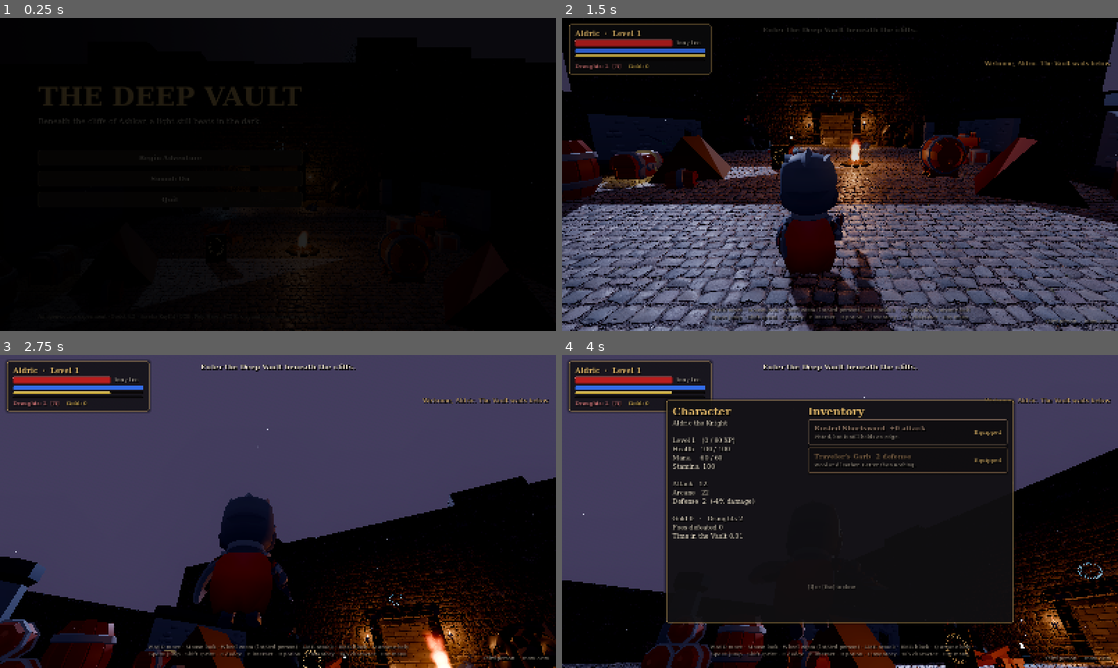
Above: before the commit, frames 1-4 (two rows, left to right).
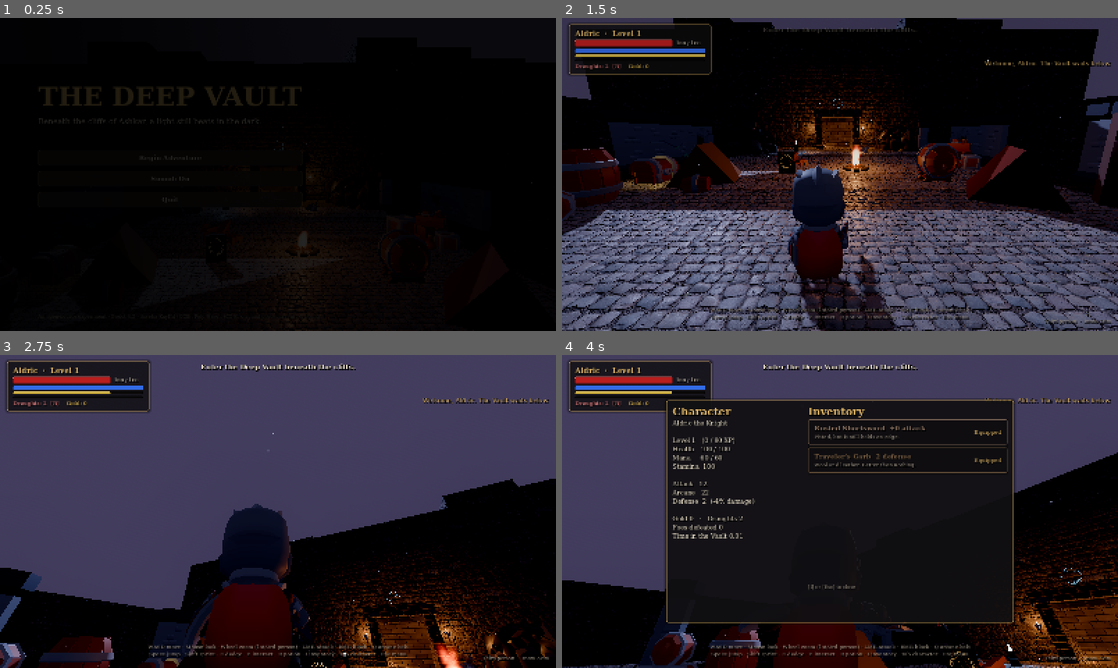
Above: after the commit, the same moments.

Repository: whitewolfcreativeworks-coder/The-deep-vault-game
Game: Godot game, scene res://scenes/main.tscn
Same seed, same stepped clock (60 frames per second), same inputs: the game is played once before the commit and once after it.
Inputs (mouse positions are in pixels of both pictures, inside the frame that each line leads up to):
- Up to frame 1 (0.25 s): no input
- Up to frame 2 (1.5 s): click "Begin Adventure" at 0.5 s; click "Enter the Vault" at 1.25 s
- Up to frame 3 (2.75 s): tap Enter at 2 s; move the mouse to (305, 511) at 2.02 s; hold W (move_forward) from 2.03 s (still down); hold Shift (sprint) from 2.03 s (still down); click (305, 511) at 2.17 s; tap Space (jump) at 2.27 s
- Up to frame 4 (4 s): move the mouse to (812, 511) at 2.77 s; release Shift (sprint) at 2.78 s; tap Tab (character) at 2.85 s; click (812, 511) at 2.92 s; tap Space (jump) at 3.02 s; tap Shift (sprint) at 3.05 s; move the mouse to (895, 442) at 3.52 s; release W (move_forward) at 3.53 s; hold D (move_right) from 3.53 s (still down); hold Shift (sprint) from 3.53 s (still down); tap C (dodge) at 3.6 s; click (895, 442) at 3.67 s

The runs differ from the first frame. In frame 2, 40% of the frame differs, in the area x 0-100%, y 0-100%; in frame 3, 14%; in frame 4, 8.8%.

Commit message:
Camera feel rework for tight spaces (playtest feedback)
- Camera updates per rendered frame; player uses physics interpolation
- Smoothed look (more for touch), gentler vertical touch look with accel curve, pitch limited to about +/-60 degrees
- Sphere-cast collision: instant pull-in, 0.55 s hold, slow ease-out (replaces SpringArm)
- Shoulder offset shrinks when squeezed; head hides when camera is close; auto-level pitch while moving
- Wider FOV, sprint FOV kick, subtle first-person head bob; vent corridor widened to 5.5 m
- New camera autotest with before/after measurements; kill counting via game counter

Co-Authored-By: Claude Opus 5.5 <noreply@anthropic.com>
Claude-Session: https://claude.ai/code/session_01YEyJbbZdy3Bt2iSgGukrCC

Diff:
--- a/game/project.godot
+++ b/game/project.godot
@@ -28,6 +28,7 @@
 
 3d/physics_engine="Jolt Physics"
 common/physics_ticks_per_second=60
+common/physics_interpolation=true
 
 [rendering]
 
--- a/game/scripts/main.gd
+++ b/game/scripts/main.gd
@@ -16,6 +16,9 @@
 
 func _ready() -> void:
 	process_mode = Node.PROCESS_MODE_ALWAYS
+	# Only the player opts in to physics interpolation (see Player._ready);
+	# everything else keeps its exact per-tick transforms.
+	physics_interpolation_mode = Node.PHYSICS_INTERPOLATION_MODE_OFF
 	if not quick_restart:
 		Game.reset_run()
 	Game.hp = Game.max_hp(); Game.mana = Game.max_mana(); Game.stamina = Game.max_stamina()
--- a/game/scripts/player/player.gd
+++ b/game/scripts/player/player.gd
@@ -19,7 +19,15 @@
 var body: CharacterModel
 var cam_yaw: Node3D
 var cam_pitch: Node3D
-var spring: SpringArm3D
+var arm: Node3D
+var _probe: SphereShape3D
+var view_yaw := 0.0     # smoothed yaw/pitch actually rendered
+var view_pitch := -0.25
+var cam_len := 3.6      # current camera distance after collision
+var _look_idle := 0.0
+var _bob := 0.0
+const PITCH_MIN := -1.05
+const PITCH_MAX := 0.85
 var camera: Camera3D
 var zoom := 3.6
 var zoom_target := 3.6
@@ -76,18 +84,17 @@
 	# camera rig is top-level so body rotation never drags it
 	cam_yaw = Node3D.new(); cam_yaw.name = "CamYaw"; cam_yaw.top_level = true
 	add_child(cam_yaw)
+	cam_yaw.physics_interpolation_mode = Node.PHYSICS_INTERPOLATION_MODE_OFF
 	cam_pitch = Node3D.new(); cam_yaw.add_child(cam_pitch)
-	spring = SpringArm3D.new()
-	spring.collision_mask = 1
-	spring.margin = 0.25
-	var probe := SphereShape3D.new(); probe.radius = 0.22
-	spring.shape = probe
-	cam_pitch.add_child(spring)
+	arm = Node3D.new(); arm.name = "Arm"; cam_pitch.add_child(arm)
 	camera = Camera3D.new()
-	camera.fov = 72.0
+	camera.fov = 74.0
 	camera.near = 0.04
 	camera.far = 300.0
-	spring.add_child(camera)
+	arm.add_child(camera)
+	_probe = SphereShape3D.new(); _probe.radius = 0.3
+	# the body moves in physics ticks; interpolate it so it glides at any refresh rate
+	physics_interpolation_mode = Node.PHYSICS_INTERPOLATION_MODE_ON
 	Game.inventory_changed.connect(_on_inventory_changed)
 	cam_yaw.global_position = global_position + Vector3(0, EYE_H, 0)
 
@@ -100,7 +107,7 @@
 	if p.cape > 0:
 		cfg["cape_color"] = Game.CAPE_COLORS[p.cape]
 	body.setup(cfg)
-	body.set_head_visible(not first_person)
+	body.set_head_visible(not _head_hidden)
 	_equipped_sig = _equip_signature()
 
 func _shield_for_armor() -> String:
@@ -143,6 +150,7 @@
 		_lock_wait = -1.0
 
 func _process(delta: float) -> void:
+	_update_camera(delta)
 	# detect a pointer lock that never took (browser) or was dropped
 	if _lock_wait >= 0.0:
 		_lock_wait -= delta
@@ -158,7 +166,8 @@
 
 func _look(rel: Vector2, mult := 1.0) -> void:
 	yaw -= rel.x * Game.mouse_sens * mult
-	pitch = clampf(pitch - rel.y * Game.mouse_sens * mult, -1.35, 1.25)
+	pitch = clampf(pitch - rel.y * Game.mouse_sens * mult, PITCH_MIN, PITCH_MAX)
+	_look_idle = 0.0
 
 func _tap_action(action: String) -> void:
 	Input.action_press(action)
@@ -236,7 +245,6 @@
 		velocity.x = 0; velocity.z = 0
 		velocity.y -= GRAVITY * delta
 		move_and_slide()
-		_update_camera(delta)
 		return
 	_update_timers(delta)
 	in_river = false
@@ -248,8 +256,9 @@
 	if input_enabled:
 		var lk := Input.get_vector("look_left", "look_right", "look_up", "look_down")
 		if lk.length() > 0.05:
-			yaw -= lk.x * 2.4 * delta
-			pitch = clampf(pitch - lk.y * 1.6 * delta, -1.35, 1.25)
+			yaw -= lk.x * 2.2 * delta
+			pitch = clampf(pitch - lk.y * 1.3 * delta, PITCH_MIN, PITCH_MAX)
+			_look_idle = 0.0
 		_handle_actions()
 		var iv := Input.get_vector("move_left", "move_right", "move_forward", "move_back")
 		dir = Vector3(iv.x, 0, iv.y).rotated(Vector3.UP, yaw)
@@ -314,7 +323,6 @@
 			if in_river:
 				Sfx.play("splash", -22.0, 0.2)
 	_update_interact()
-	_update_camera(delta)
 
 func _update_timers(delta: float) -> void:
 	invuln = maxf(0.0, invuln - delta)
@@ -537,7 +545,7 @@
 	body.rotation.y = facing
 	Game.hp = Game.max_hp(); Game.stamina = Game.max_stamina(); Game.mana = Game.max_mana()
 	invuln = 2.0
-	cam_yaw.global_position = global_position + Vector3(0, EYE_H, 0)
+	snap_view()
 	Game.stats_changed.emit()
 
 func add_trauma(t: float) -> void:
@@ -568,30 +576,93 @@
 		_last_prompt = txt
 		interact_target_changed.emit(txt)
 
+## Jump the camera to where it should be (after teleports / respawn).
+func snap_view() -> void:
+	reset_physics_interpolation()
+	view_yaw = yaw; view_pitch = pitch
+	cam_len = zoom
+	cam_yaw.global_position = global_position + Vector3(0, EYE_H, 0)
+
+## Runs every rendered frame (not per physics tick) so motion stays smooth on
+## 60/120 Hz displays. Techniques: smoothed look, interpolated follow target,
+## collision that pulls in fast but eases back out slowly, pitch auto-levelling
+## while moving, a slightly wider field of view, gentle first-person head bob.
 func _update_camera(delta: float) -> void:
-	zoom = lerpf(zoom, zoom_target, 1.0 - exp(-10.0 * delta))
+	if camera == null:
+		return
+	zoom = lerpf(zoom, zoom_target, 1.0 - exp(-9.0 * delta))
 	var fp := zoom < FP_THRESHOLD
-	if fp != first_person:
-		first_person = fp
-		body.set_head_visible(not fp)
-	var head_pos := global_position + Vector3(0, EYE_H * (body.scale.y), 0)
+	# --- look smoothing (touch input is noisier, so it gets more)
+	var tc := 0.09 if Game.touch_active else 0.035
+	var k := 1.0 - exp(-delta / tc)
+	view_yaw = lerp_angle(view_yaw, yaw, k)
+	view_pitch = lerpf(view_pitch, pitch, k)
+	# --- ease the view back toward the horizon while travelling in third person
+	_look_idle += delta
+	var hspeed := Vector2(velocity.x, velocity.z).length()
+	if _look_idle > 1.2 and hspeed > 1.0 and (not fp or Game.touch_active) and not dead:
+		pitch = lerpf(pitch, -0.18, 1.0 - exp(-0.9 * delta))
+	# --- follow the interpolated body position
+	var base := get_global_transform_interpolated().origin
+	var head_pos := base + Vector3(0, EYE_H, 0)
 	if body.dead:
-		head_pos = global_position + Vector3(0, 0.6, 0)
-	# follow: snappy vertically when close (first person must not lag)
-	var follow := 1.0 - exp(-(40.0 if zoom < 1.5 else 16.0) * delta)
-	cam_yaw.global_position = cam_yaw.global_position.lerp(head_pos, follow)
+		head_pos = base + Vector3(0, 0.6, 0)
 	if fp:
-		cam_yaw.global_position = head_pos + (-Vector3(sin(yaw), 0, cos(yaw))) * 0.12
-	cam_yaw.rotation = Vector3(0, yaw, 0)
-	cam_pitch.rotation = Vector3(pitch, 0, 0)
-	var shoulder := clampf((zoom - 0.6) / 3.0, 0.0, 1.0) * 0.5 * clampf(1.0 - (zoom - 4.0) / 5.0, 0.3, 1.0)
-	spring.position = Vector3(shoulder, clampf((zoom - 0.5) * 0.08, 0.0, 0.35), 0)
-	spring.spring_length = zoom if zoom > 0.05 else 0.0
-	# shake
+		# true first person: no lag, small head bob while walking
+		if is_on_floor() and hspeed > 0.5:
+			_bob += delta * hspeed * 1.9
+		else:
+			_bob = lerpf(_bob, round(_bob / PI) * PI, 1.0 - exp(-6.0 * delta))
+		var bob := sin(_bob) * 0.028 * clampf(hspeed / WALK, 0.0, 1.4)
+		cam_yaw.global_position = head_pos + Vector3(0, bob, 0) + (-Vector3(sin(view_yaw), 0, cos(view_yaw))) * 0.12
+	else:
+		var follow := 1.0 - exp(-(30.0 if zoom < 1.5 else 14.0) * delta)
+		cam_yaw.global_position = cam_yaw.global_position.lerp(head_pos, follow)
+	cam_yaw.rotation = Vector3(0, view_yaw, 0)
+	cam_pitch.rotation = Vector3(view_pitch, 0, 0)
+	# --- shoulder offset shrinks when the camera is squeezed by walls
+	var squeeze := clampf(cam_len / maxf(zoom, 0.01), 0.0, 1.0)
+	var shoulder := clampf((zoom - 0.6) / 3.0, 0.0, 1.0) * 0.38 * clampf(1.0 - (zoom - 4.0) / 5.0, 0.3, 1.0) * squeeze
+	var lift := clampf((zoom - 0.5) * 0.08, 0.0, 0.35)
+	arm.position = Vector3(shoulder, lift, 0)
+	# --- collision: sphere-cast from the head to the wanted camera spot
+	var want := zoom if zoom > 0.05 else 0.0
+	var safe := want
+	if want > 0.05:
+		var from := arm.global_position
+		var back := arm.global_transform.basis.z * want
+		var q := PhysicsShapeQueryParameters3D.new()
+		q.shape = _probe
+		q.transform = Transform3D(Basis.IDENTITY, from)
+		q.motion = back
+		q.collision_mask = 1
+		q.exclude = [get_rid()]
+		var res := get_world_3d().direct_space_state.cast_motion(q)
+		if res.size() == 2 and res[0] < 1.0:
+			safe = maxf(0.0, want * res[0] - 0.05)
+	if safe < cam_len - 0.01:
+		cam_len = lerpf(cam_len, safe, 1.0 - exp(-delta / 0.03))   # pull in almost instantly
+		_hold = 0.55                                                # then wait before easing out
+	elif _hold > 0.0:
+		_hold -= delta
+	else:
+		cam_len = move_toward(cam_len, safe, delta * (0.9 + cam_len * 0.2))  # ease back out slowly
+	camera.position = Vector3(0, 0, cam_len)
+	# hide the head whenever the camera is inside or right behind it
+	var head_hidden := fp or cam_len < 1.15
+	if head_hidden != _head_hidden:
+		_head_hidden = head_hidden
+		body.set_head_visible(not head_hidden)
+	first_person = fp
+	# --- shake
 	trauma = maxf(0.0, trauma - delta * 1.6)
 	var sh := trauma * trauma
 	var tt := Time.get_ticks_msec() * 0.001
 	camera.h_offset = sin(tt * 37.0) * 0.12 * sh
 	camera.v_offset = cos(tt * 41.0) * 0.12 * sh
 	camera.rotation.z = sin(tt * 23.0) * 0.04 * sh
-	camera.fov = lerpf(camera.fov, 78.0 if (fp) else 70.0, 1.0 - exp(-6.0 * delta))
+	var sprint_kick := 5.0 if hspeed > WALK + 0.8 else 0.0
+	camera.fov = lerpf(camera.fov, (80.0 if fp else 74.0) + sprint_kick, 1.0 - exp(-5.0 * delta))
+
+var _head_hidden := false
+var _hold := 0.0
--- a/game/scripts/tests/autotest.gd
+++ b/game/scripts/tests/autotest.gd
@@ -56,6 +56,7 @@
 var game_time := 0.0
 func _process(d: float) -> void:
 	game_time += d
+	_track_camera(d)
 	if god and player:
 		Game.hp = maxf(Game.hp, Game.max_hp() * 0.8)
 		Game.stamina = Game.max_stamina()
@@ -65,7 +66,7 @@
 	player.global_position = pos
 	player.velocity = Vector3.ZERO
 	player.yaw = yaw; player.facing = yaw; player.pitch = pitch
-	player.cam_yaw.global_position = pos + Vector3(0, Player.EYE_H, 0)
+	player.snap_view()
 	await frames(4)
 
 func press(action: String, sec: float) -> void:
@@ -107,7 +108,7 @@
 
 ## Walk toward and melee every live enemy within radius until none remain.
 func clear_enemies(radius: float, timeout: float) -> int:
-	var killed := 0
+	var kills0 := Game.kills
 	var t := 0.0
 	while t < timeout:
 		var e := nearest_enemy(radius)
@@ -122,10 +123,8 @@
 			await tap("attack")
 		await wait(0.1)
 		t += 0.1
-		if not is_instance_valid(e) or e.dead:
-			killed += 1
 	Input.action_release("move_forward")
-	return killed
+	return Game.kills - kills0   # the game's own kill counter (any swing, any target)
 
 func use_nearest_interactable() -> bool:
 	await frames(3)
@@ -141,6 +140,8 @@
 	await wait(1.0)
 	if mode == "shots":
 		await _shots()
+	elif mode == "camera":
+		await _camera_test()
 	elif mode == "touch":
 		await _touch_test()
 	elif mode == "boss":
@@ -238,7 +239,7 @@
 	check("fire_trap_damage", Game.hp < hp_v, "hp %.0f -> %.0f" % [hp_v, Game.hp])
 	await shot("05_fire_vents")
 	god = true
-	await tp(Vector3(1.0, -5.9, -58.4), -PI / 2)
+	await tp(Vector3(1.7, -5.9, -58.6), -PI / 2)
 	var lever_ok := await use_nearest_interactable()
 	await wait(2.6)
 	check("lever_opens_gate", lever_ok and world().corridor_gate.is_open)
@@ -493,6 +494,87 @@
 	Input.action_press("look_left"); await wait(0.5); Input.action_release("look_left")
 	check("arrow_keys_look", player.yaw > y2 + 0.2, "yaw %.2f -> %.2f" % [y2, player.yaw])
 
+# --- camera smoothness ------------------------------------------------------
+# Measures what a player feels: the camera's distance from the head pumping in
+# and out as it hits walls, and frame-to-frame jerk in where it points.
+var _cam_track := false
+var _cam_frames := 0
+var _dist_prev := -1.0
+var _dist_dir := 0
+var _dist_extreme := 0.0
+var _pumps := 0
+var _dist_travel := 0.0
+var _fwd_prev := Vector3.ZERO
+var _fwd_rate_prev := 0.0
+var _jerk_sum := 0.0
+var _track_time := 0.0
+
+func _track_camera(delta: float) -> void:
+	if not _cam_track or player == null or delta <= 0.0:
+		return
+	var cam: Camera3D = player.camera
+	var head := player.global_position + Vector3(0, Player.EYE_H, 0)
+	var d := cam.global_position.distance_to(head)
+	var fwd := -cam.global_transform.basis.z
+	_track_time += delta
+	if _cam_frames > 0:
+		_dist_travel += absf(d - _dist_prev)
+		var dir := signi(int(signf(d - _dist_prev))) if absf(d - _dist_prev) > 0.02 else 0
+		if dir != 0:
+			if _dist_dir != 0 and dir != _dist_dir and absf(_dist_extreme - d) > 0.0:
+				if absf(_dist_extreme - _dist_prev) > 0.35:
+					_pumps += 1
+				_dist_extreme = _dist_prev
+			elif _dist_dir == 0:
+				_dist_extreme = _dist_prev
+			_dist_dir = dir
+		var rate := fwd.angle_to(_fwd_prev) / delta
+		if _cam_frames > 1:
+			_jerk_sum += absf(rate - _fwd_rate_prev)
+		_fwd_rate_prev = rate
+	_dist_prev = d
+	_fwd_prev = fwd
+	_cam_frames += 1
+
+func _camera_test() -> void:
+	await _start()
+	god = true
+	var spots := [
+		["hall_pillars", Vector3(-4.2, -5.9, -15.5), Vector3(-4.2, -5.9, -31)],
+		["vent_corridor", Vector3(0, -5.9, -35.5), Vector3(0, -5.9, -57.5)],
+		["armory_pillars", Vector3(-5.3, -5.9, -62.5), Vector3(-5.3, -5.9, -81)],
+		["tunnel_stairs", Vector3(0, 0.1, 2.0), Vector3(0, -5.9, -11.5)],
+	]
+	var total_pumps := 0
+	for sp in spots:
+		for zoom_m in [3.6, 6.5]:
+			player.zoom_target = zoom_m; player.zoom = zoom_m
+			await tp(sp[1], 0.0)
+			corridor_off()
+			await wait(0.6)
+			_cam_track = true; _cam_frames = 0; _pumps = 0; _dist_travel = 0.0; _jerk_sum = 0.0
+			_dist_dir = 0; _track_time = 0.0
+			var t := 0.0
+			Input.action_press("move_forward")
+			while t < 6.0 and player.global_position.distance_to(sp[2]) > 1.5:
+				face(sp[2])
+				player.yaw += sin(t * 2.2) * 1.2   # sweep the view like a player looking around
+				player.pitch = clampf(sin(t * 1.3) * 0.5 - 0.2, -1.0, 0.8)
+				await frames(1)
+				t += get_process_delta_time()
+			Input.action_release("move_forward")
+			_cam_track = false
+			total_pumps += _pumps
+			print("CAMSTAT %s zoom=%.1f pumps=%d dist_travel_per_s=%.2f jerk_per_s=%.1f frames=%d" % [sp[0], zoom_m, _pumps, _dist_travel / maxf(_track_time, 0.01), _jerk_sum / maxf(_track_time, 0.01), _cam_frames])
+			# threshold set from measurement: the original camera averaged ~3.8 m/s of in/out motion here
+			check("camera_settled_%s_%.0fm" % [sp[0], zoom_m], _dist_travel / maxf(_track_time, 0.01) < 2.5, "pumps %d, in/out travel %.2f m/s" % [_pumps, _dist_travel / maxf(_track_time, 0.01)])
+		await shot("c_" + sp[0])
+	print("CAMSTAT total_pumps=%d" % total_pumps)
+
+func corridor_off() -> void:
+	for tr in world().corridor_traps:
+		tr.disabled = true
+
 func world() -> VaultWorld:
 	return main.world
 
--- a/game/scripts/ui/touch_controls.gd
+++ b/game/scripts/ui/touch_controls.gd
@@ -12,7 +12,8 @@
 var pad: Control
 var active := false
 
-const LOOK_SENS := 1.7
+const LOOK_SENS := 1.35
+const LOOK_VERTICAL := 0.6   # vertical swipes move the view less than horizontal ones
 var _stick_id := -1
 var _stick_origin := Vector2.ZERO
 var _stick_pos := Vector2.ZERO
@@ -129,7 +130,10 @@
 			_pinch_dist = d
 		else:
 			if player:
-				player._look(e.relative, LOOK_SENS)
+				# small, careful swipes stay precise; fast flicks turn quicker
+				var spd := e.relative.length()
+				var accel := lerpf(0.65, 1.35, clampf(spd / 28.0, 0.0, 1.0))
+				player._look(e.relative * Vector2(1.0, LOOK_VERTICAL), LOOK_SENS * accel)
 			_look[e.index] = e.position
 	pad.queue_redraw()
 
--- a/game/scripts/world/world.gd
+++ b/game/scripts/world/world.gd
@@ -343,17 +343,17 @@
 
 func _corridor() -> void:
 	var wm: Material = b.wall_mat(Color(0.30, 0.28, 0.27), 0.2, Y, 0.9, 0.45)
-	b.room(-2, 2, -60, -34, Y, 4.6, wm, b.mats.floor, {"s": [[-2.0, 2.0, 3.6]], "n": [[-2.0, 2.0, 3.6]]})
+	b.room(-2.75, 2.75, -60, -34, Y, 5.0, wm, b.mats.floor, {"s": [[-2.0, 2.0, 3.6]], "n": [[-2.0, 2.0, 3.6]]})
 	var offs := [0.0, 0.8, 1.6, 2.4]
 	var zs := [-38.5, -43.0, -47.5, -52.0]
 	for i in 4:
-		corridor_traps.append(FireTrap.create(self, Vector3(0, Y, zs[i]), Vector2(3.9, 1.8), 3.2, offs[i]))
-	Props.torch(self, Vector3(-1.95, Y + 2.6, -36), 90.0, true)
-	Props.torch(self, Vector3(1.95, Y + 2.6, -56.5), -90.0, true, true)
-	Props.place(self, "sword_shield_broken", Vector3(-1.2, Y, -45), 30.0)
-	Props.place(self, "rubble_half", Vector3(1.3, Y, -55), 60.0)
+		corridor_traps.append(FireTrap.create(self, Vector3(0, Y, zs[i]), Vector2(5.4, 1.8), 3.2, offs[i]))
+	Props.torch(self, Vector3(-2.7, Y + 2.6, -36), 90.0, true)
+	Props.torch(self, Vector3(2.7, Y + 2.6, -56.5), -90.0, true, true)
+	Props.place(self, "sword_shield_broken", Vector3(-2.0, Y, -45), 30.0)
+	Props.place(self, "rubble_half", Vector3(2.0, Y, -55), 60.0)
 	corridor_gate = Gate.create(self, Vector3(0, Y, -60.0), 4.0, 3.6, 0.0, "gate_corridor")
-	var lever := Interactable.create(self, "lever", Vector3(1.7, Y, -58.8), -90.0, "lever_corridor")
+	var lever := Interactable.create(self, "lever", Vector3(2.45, Y, -58.8), -90.0, "lever_corridor")
 	lever.used.connect(func(_by: Node) -> void:
 		corridor_gate.open()
 		for t in corridor_traps:
Not shown, changed: docs/EXPERIMENT_REPORT.md
